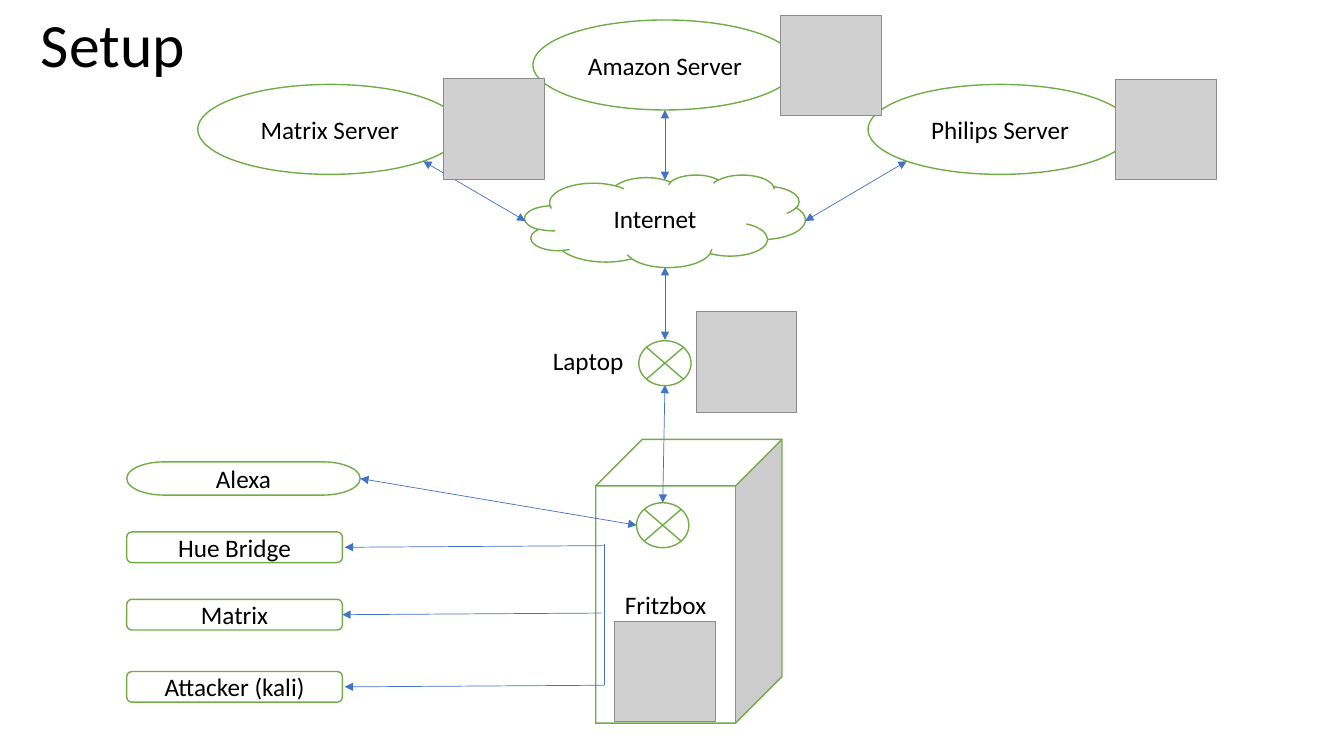
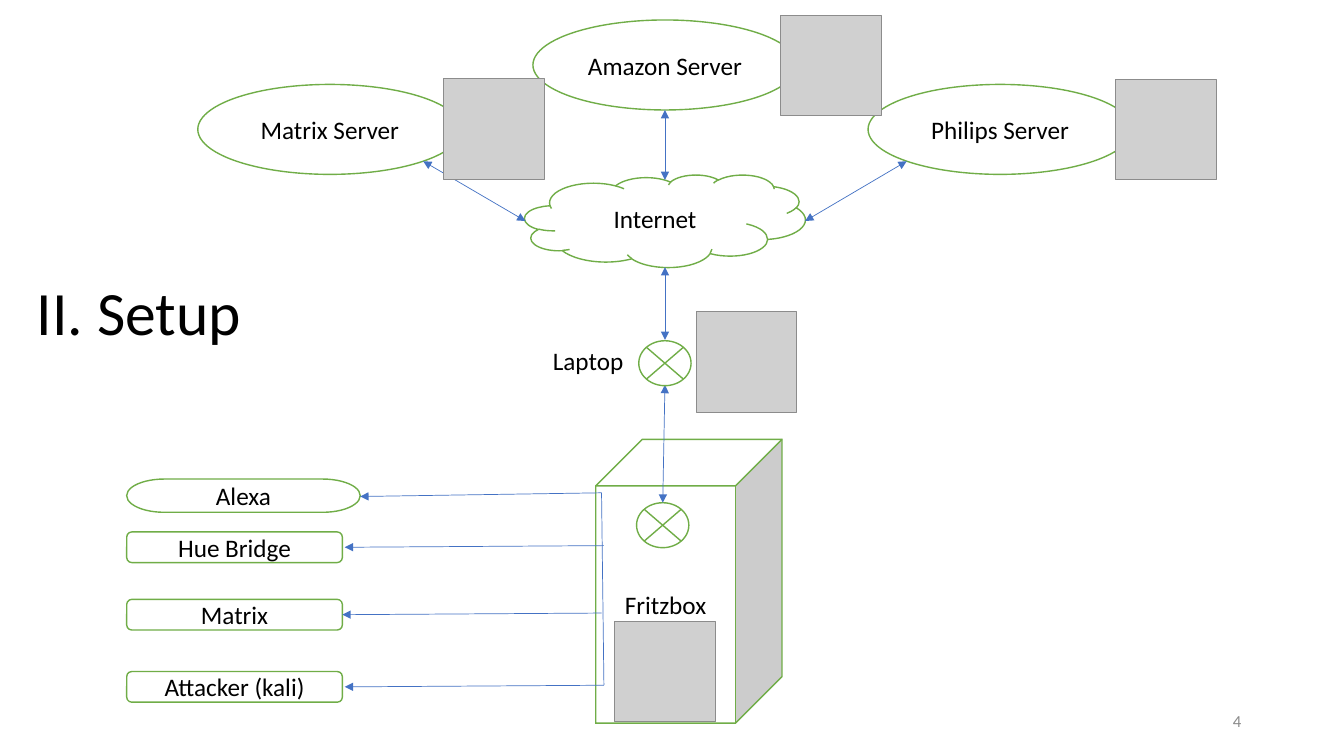
Before and after one commit to Xyren0/IoT_Wifi_Sniffing, a slide deck: slide 4 of phase3_pres.pptx. Drawn at 1344x756 pixels with LibreOffice and Linux fonts; fonts in the diff are those of the drawing; grey boxes stand for pictures. Boxes give left, top, right and bottom in pixels: in the first picture for what was removed or moved away, otherwise in the second. Text is boxed around its words. In the diff, an @@ line names an element or a change of style, - is before the commit and + after.

```diff
--- a/phase3_pres.pptx
+++ b/phase3_pres.pptx
@@ text at (37,295,241,345): text changed @@
-Setup
+II. Setup
@@ pill shape "Alexa": place and size @@
-pill shape "Alexa" at (127,462,361,495)
+pill shape "Alexa" at (127,479,361,512)
@@ double arrow moved from (360, 479) - (637, 525) to (602, 493) - (360, 497) @@
@@ double arrow (602, 493) - (360, 497): double arrow to arrow @@
@@ line moved from (604, 544) - (604, 686) to (602, 493) - (604, 686) @@
@@ page number added at (1233,716,1241,727), 12 pt, text #8C8C8C @@
+4
```
Also in this commit, not shown: 8 other slides changed, 1 slide added.
